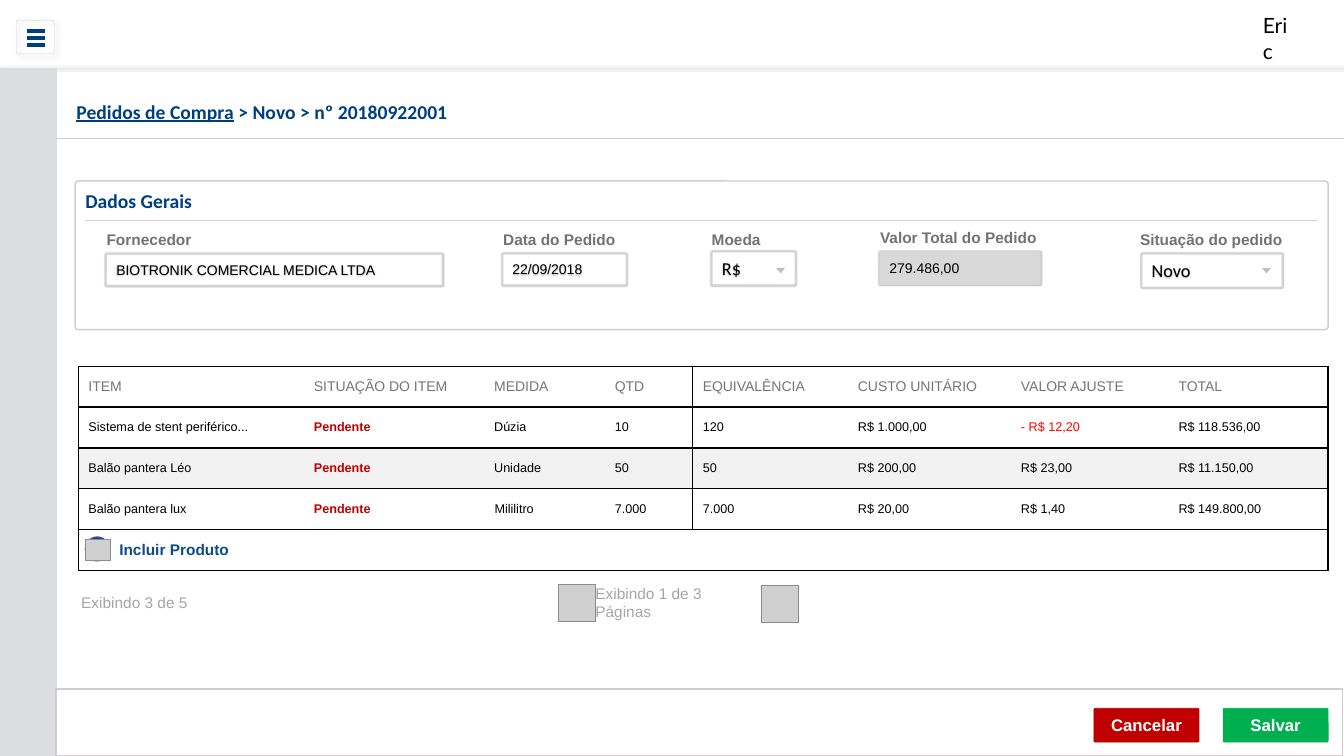
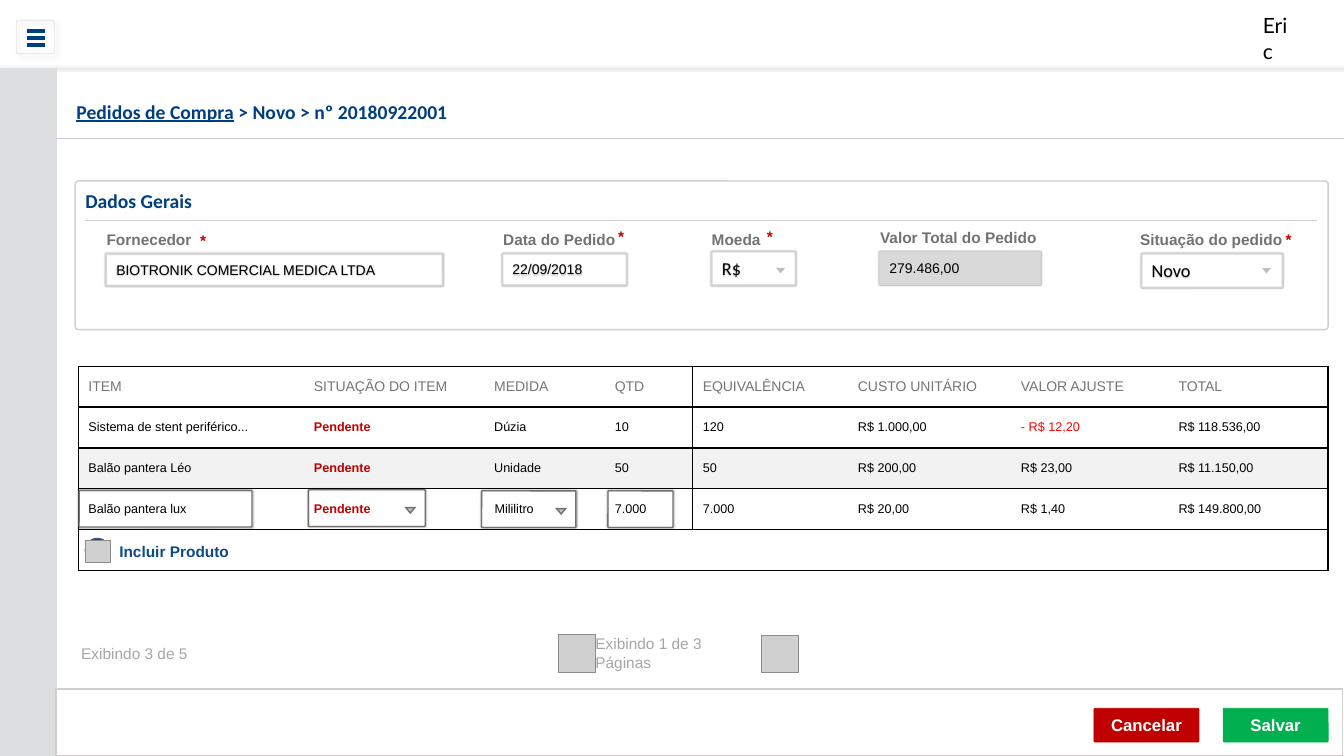
Before and after one commit to ericfgsilva/biograma, a slide deck: slide 1 of prototipo/PedidoDeCompra.pptx. Drawn at 1344x756 pixels with LibreOffice and Linux fonts; fonts in the diff are those of the drawing; grey boxes stand for pictures; background and template pictures are left out. Boxes give left, top, right and bottom in pixels: in the first picture for what was removed or moved away, otherwise in the second. Text is boxed around its words. In the diff, an @@ line names an element or a change of style, - is before the commit and + after.

```diff
--- a/prototipo/PedidoDeCompra.pptx
+++ b/prototipo/PedidoDeCompra.pptx
@@ text added at (191,230,217,254), 11 pt, text #C00000, bold @@
+*
@@ text added at (608,226,634,250), 11 pt, text #C00000, bold @@
+*
@@ text added at (757,225,783,249), 11 pt, text #C00000, bold @@
+*
@@ text added at (1276,228,1303,252), 11 pt, text #C00000, bold @@
+*
@@ rounded rectangle added at (80,490,252,526), outline #767171 1 pt @@
@@ rounded rectangle added at (309,490,425,526), outline #767171 1 pt @@
@@ triangle added at (406,508,415,513), fill #BFBFBF, outline #767171 1 pt @@
@@ rounded rectangle added at (482,491,577,527), outline #767171 1 pt @@
@@ triangle added at (557,509,566,514), fill #BFBFBF, outline #767171 1 pt @@
@@ rounded rectangle added at (608,491,674,527), outline #767171 1 pt @@
@@ 2 pictures, 2 texts: place and size @@
-2 pictures, 2 texts at (81,585,799,623)
+2 pictures, 2 texts at (81,635,799,674)
```
Also in this commit, not shown: 3 other slides changed, 3 slides added.
